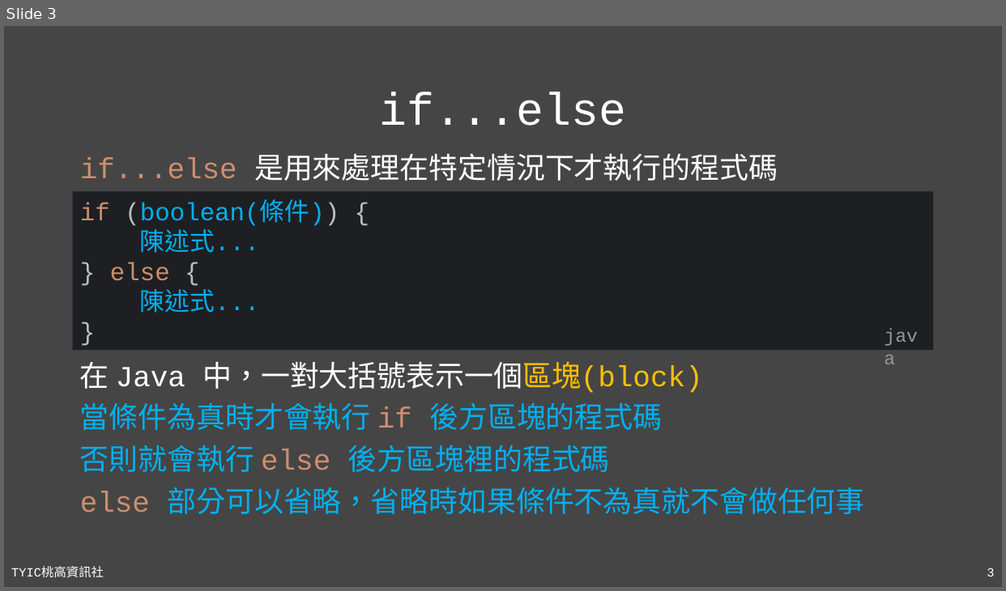
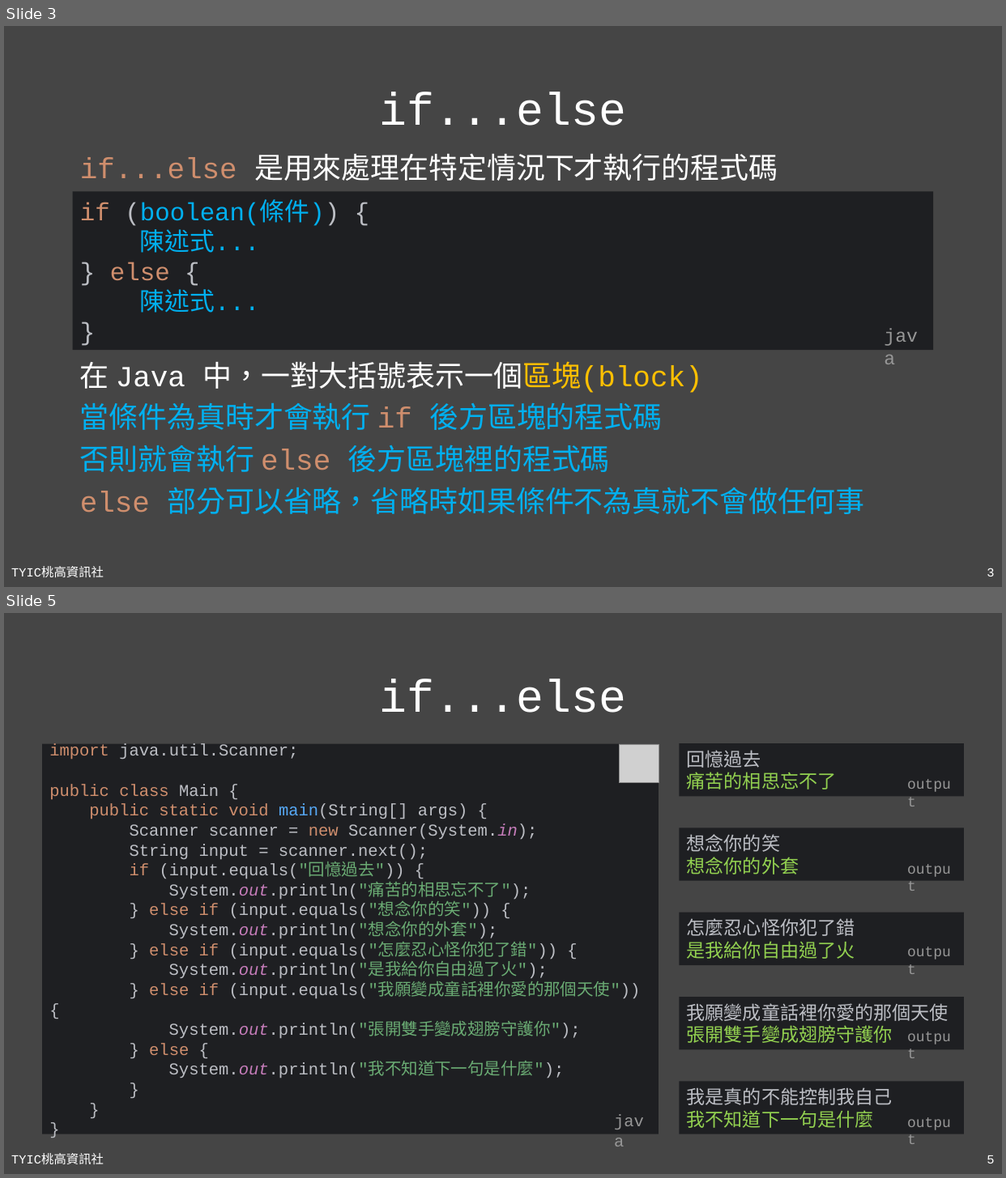
Before and after one commit to TYSHIC/slides, a slide deck: powerpoint/06_流程控制.pptx. Shown one above the other, each under a label of ours: slide 3 before the commit, slides 3 and 5 after it; the slides between them are not shown. The pictures are 1006x591 and 1006x1178 pixels, drawn with LibreOffice and Linux fonts; fonts in the diff are those of the drawing; grey boxes stand for pictures. Boxes give left, top, right and bottom in pixels: in the first picture for what was removed or moved away, otherwise in the second. Text is boxed around its words. In the diff, an @@ line names an element or a change of style, - is before the commit and + after.

Commit message:
06_if_else

```diff
--- a/powerpoint/06_流程控制.pptx
+++ b/powerpoint/06_流程控制.pptx
@@ slide 5 added at box(4, 613, 1002, 1174), background #454545; not listed: 2 template elements that a slide beside it also shows @@
@@ title added at box(379, 679, 626, 713), 44 pt, text #FFFFFF @@
+if...else
@@ rectangle added at box(42, 744, 659, 1135), fill #1E1F22, 16 pt, text #BCBEC4 @@
+import java.util.Scanner;
+public class Main {
+public static void main(String[] args) {
+Scanner scanner = new Scanner(System.in);
+String input = scanner.next();
+if (input.equals("回憶過去")) {
+System.out.println("痛苦的相思忘不了");
+} else if (input.equals("想念你的笑")) {
+System.out.println("想念你的外套");
+} else if (input.equals("怎麼忍心怪你犯了錯")) {
+System.out.println("是我給你自由過了火");
+} else if (input.equals("我願變成童話裡你愛的那個天使")) {
+System.out.println("張開雙手變成翅膀守護你");
+} else {
+System.out.println("我不知道下一句是什麼");
+}
+}
+}
@@ picture added at box(620, 744, 659, 783) @@
@@ rectangle added at box(680, 743, 964, 796), fill #1E1F22, 18 pt, text #92D050 @@
+回憶過去
+痛苦的相思忘不了
@@ text added at box(900, 771, 964, 796), 14 pt, text #969696 @@
+output
@@ rectangle added at box(680, 828, 964, 881), fill #1E1F22, 18 pt, text #92D050 @@
+想念你的笑
+想念你的外套
@@ text added at box(900, 855, 964, 881), 14 pt, text #969696 @@
+output
@@ rectangle added at box(680, 913, 964, 965), fill #1E1F22, 18 pt, text #BCBEC4 @@
+怎麼忍心怪你犯了錯
+是我給你自由過了火
@@ text added at box(900, 939, 964, 965), 14 pt, text #969696 @@
+output
@@ rectangle added at box(680, 997, 964, 1050), fill #1E1F22, 18 pt, text #BCBEC4 @@
+我願變成童話裡你愛的那個天使
+張開雙手變成翅膀守護你
@@ text added at box(900, 1023, 964, 1049), 14 pt, text #969696 @@
+output
@@ rectangle added at box(680, 1082, 964, 1135), fill #1E1F22, 18 pt, text #BCBEC4 @@
+我是真的不能控制我自己
+我不知道下一句是什麼
@@ text added at box(607, 1107, 658, 1135), 16 pt, text #969696 @@
+java
@@ text added at box(900, 1110, 964, 1135), 14 pt, text #969696 @@
+output
```
Also in this commit, not shown: 2 slides changed, 1 other slide added, 9 other files.
